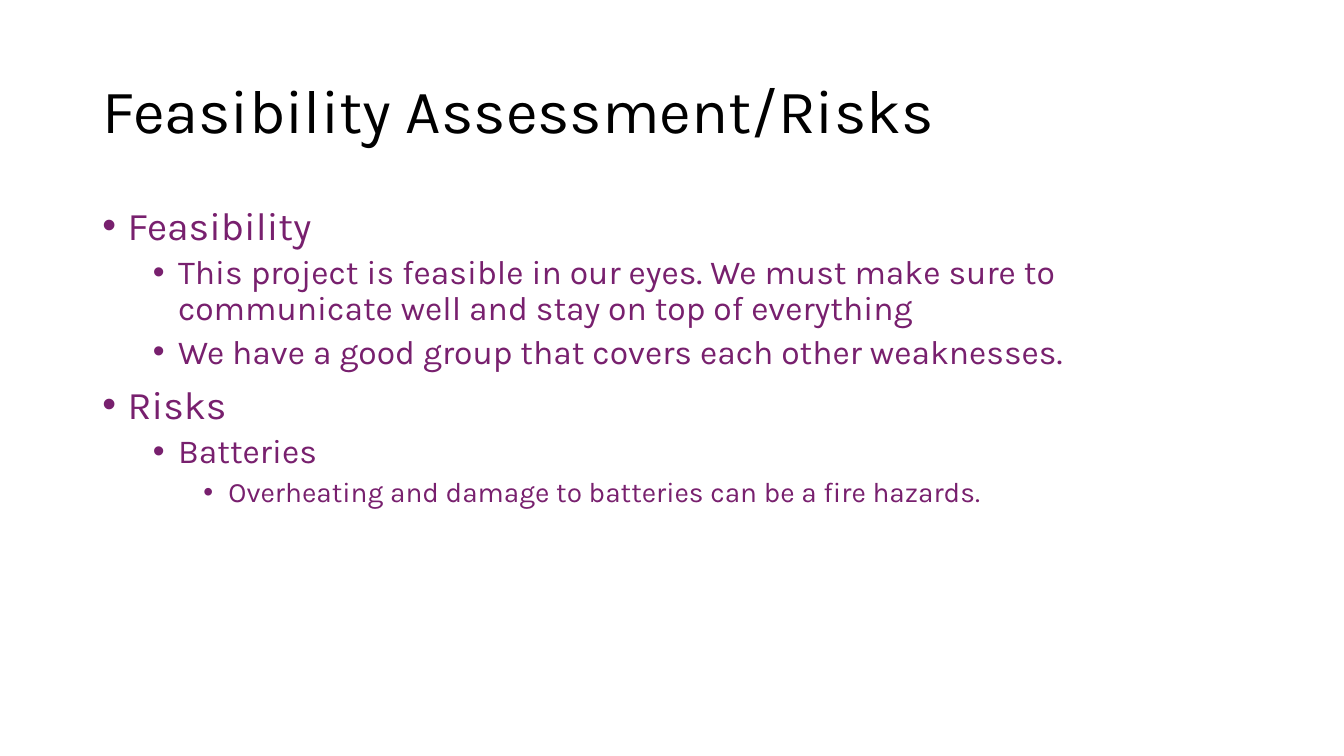
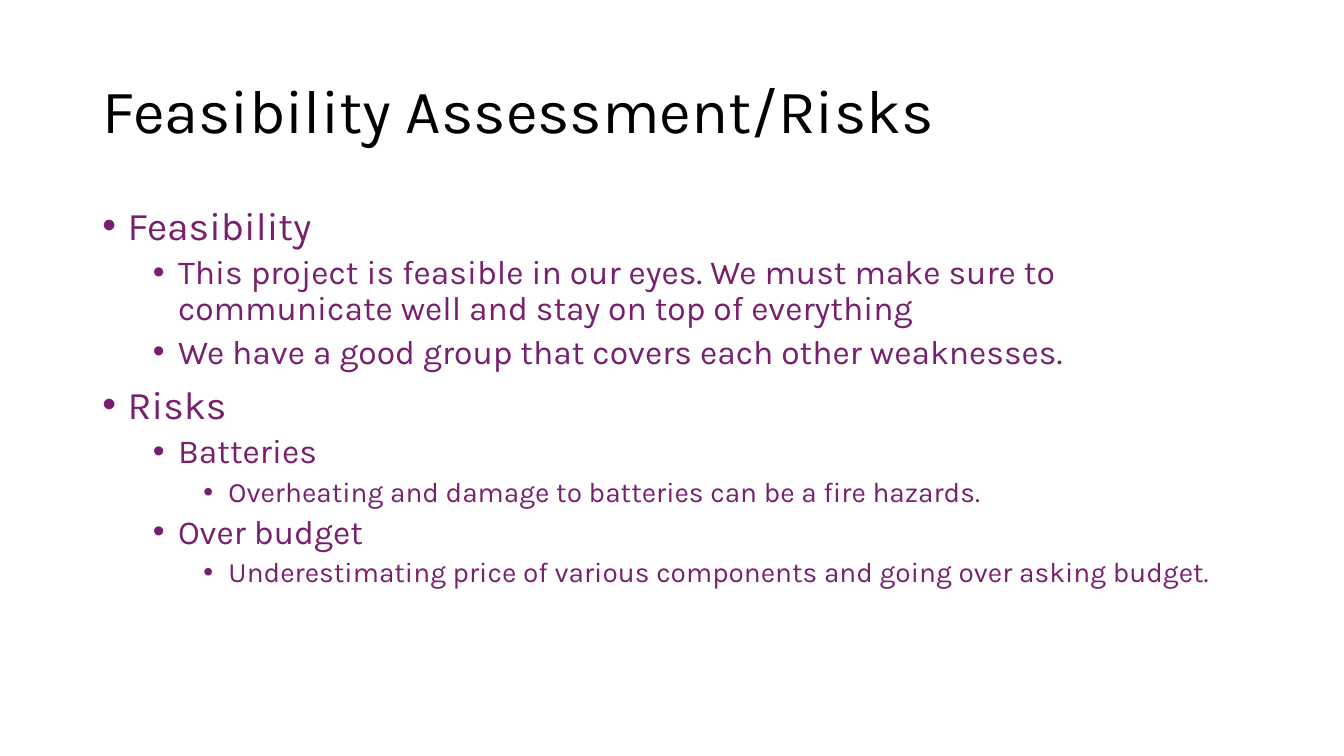
Before and after one commit to Tannyr-Singleterry/ECE590_SeniorDesign, a slide deck: slide 14 of Documents/CDR/CDR_Presentation.pptx. Drawn at 1344x756 pixels with LibreOffice and Linux fonts; fonts in the diff are those of the drawing. Boxes give left, top, right and bottom in pixels: in the first picture for what was removed or moved away, otherwise in the second. Text is boxed around its words. In the diff, an @@ line names an element or a change of style, - is before the commit and + after.

```diff
--- a/Documents/CDR/CDR_Presentation.pptx
+++ b/Documents/CDR/CDR_Presentation.pptx
@@ text at (x1=178, y1=521, x2=1209, y2=589): paragraphs added @@
+  • Over budget
+    • Underestimating price of various components and going over asking budget.
```
Also in this commit, not shown: 4 other slides changed.
